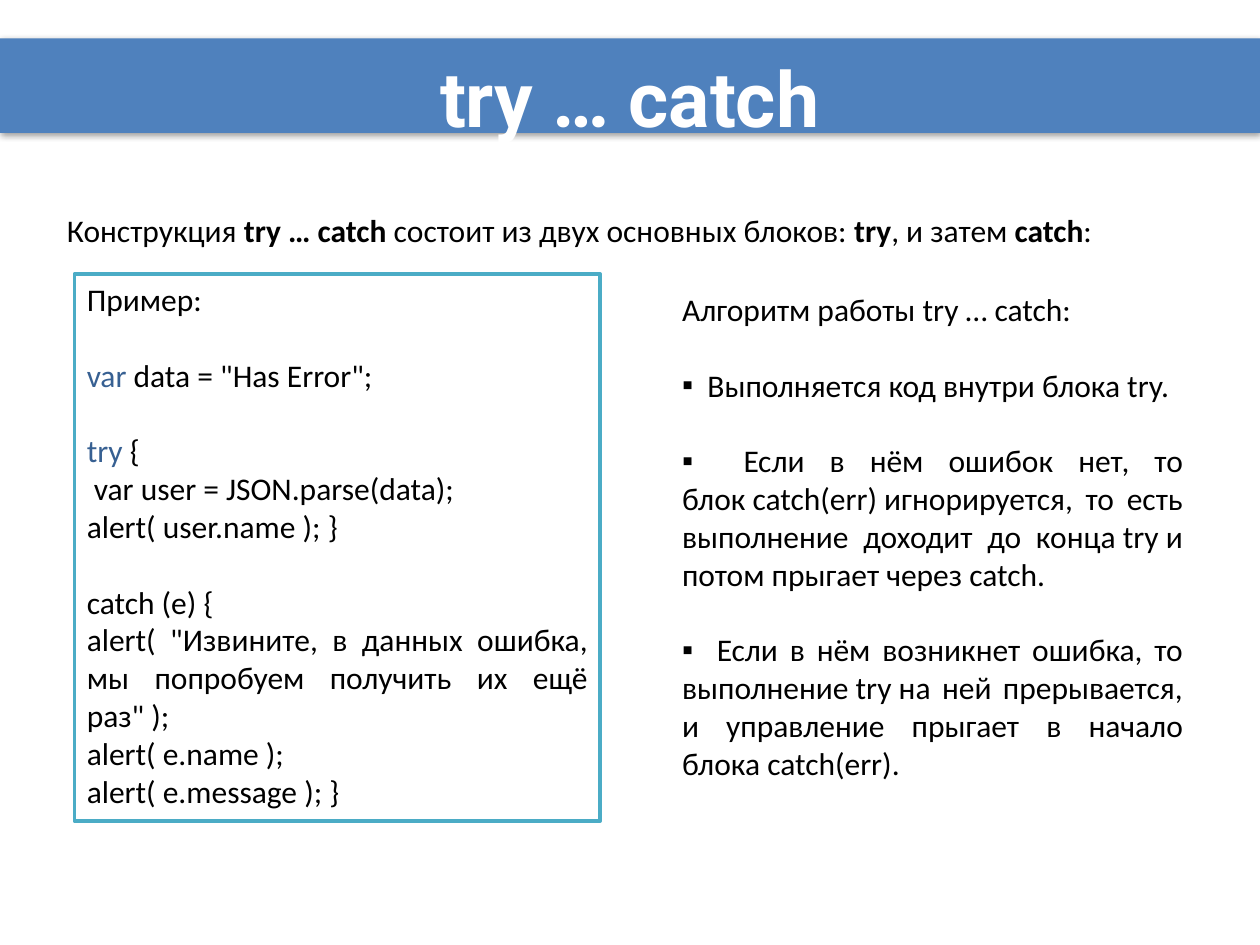
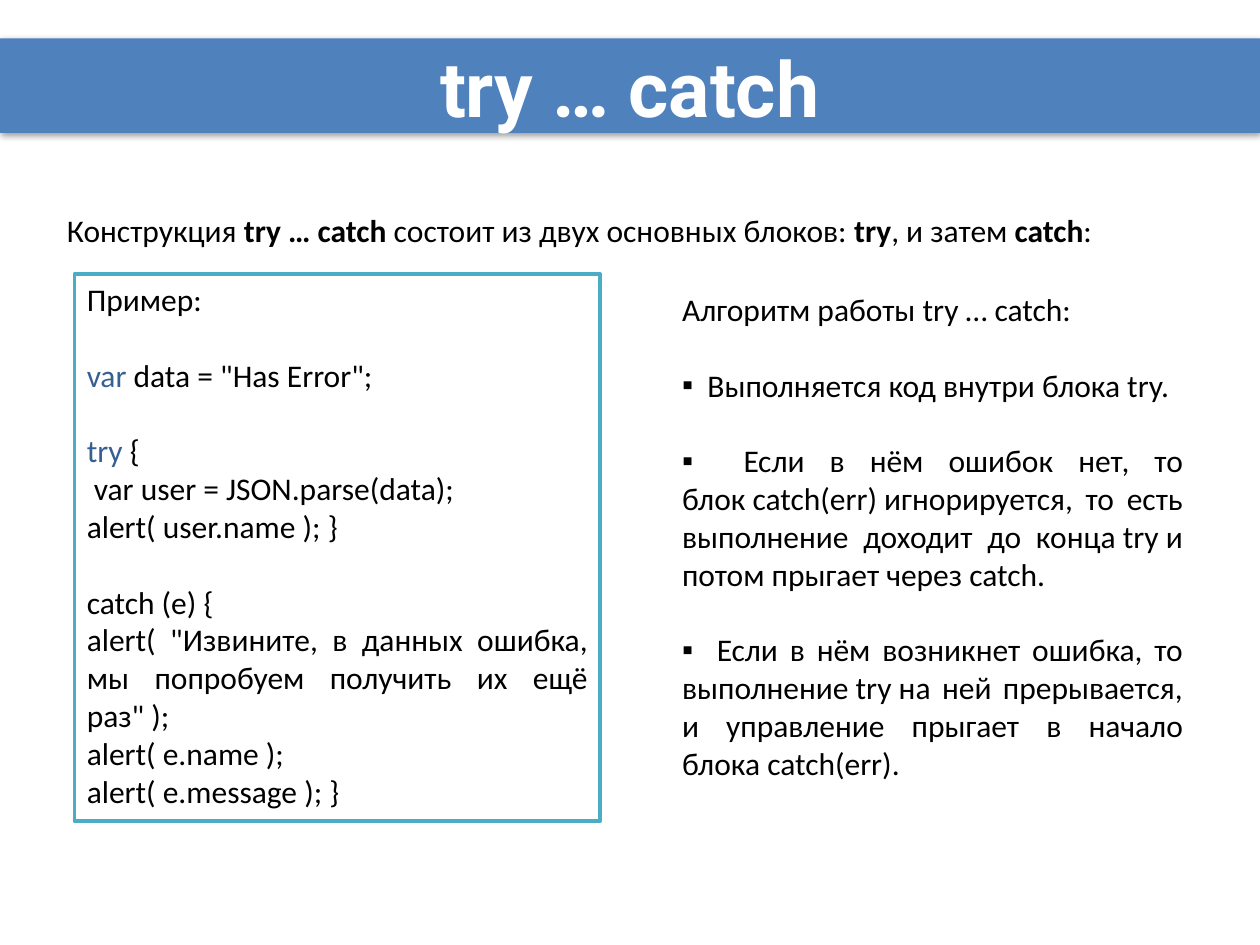
Before and after one commit to DinamickaDevelopment/Ignite-1, a slide deck: slide 6 of lesson_5/Presentation/Other_Js_possibilities.pptx. Drawn at 1260x945 pixels with LibreOffice and Linux fonts; fonts in the diff are those of the drawing; background and template pictures are left out. Boxes give left, top, right and bottom in pixels: in the first picture for what was removed or moved away, otherwise in the second. Text is boxed around its words. In the diff, an @@ line names an element or a change of style, - is before the commit and + after.

```diff
--- a/lesson_5/Presentation/Other_Js_possibilities.pptx
+++ b/lesson_5/Presentation/Other_Js_possibilities.pptx
@@ title "try … catch" moved from (x1=440, y1=69, x2=820, y2=145) to (x1=440, y1=59, x2=820, y2=135) @@
```
Also in this commit, not shown: 2 other slides changed, 5 other files.
